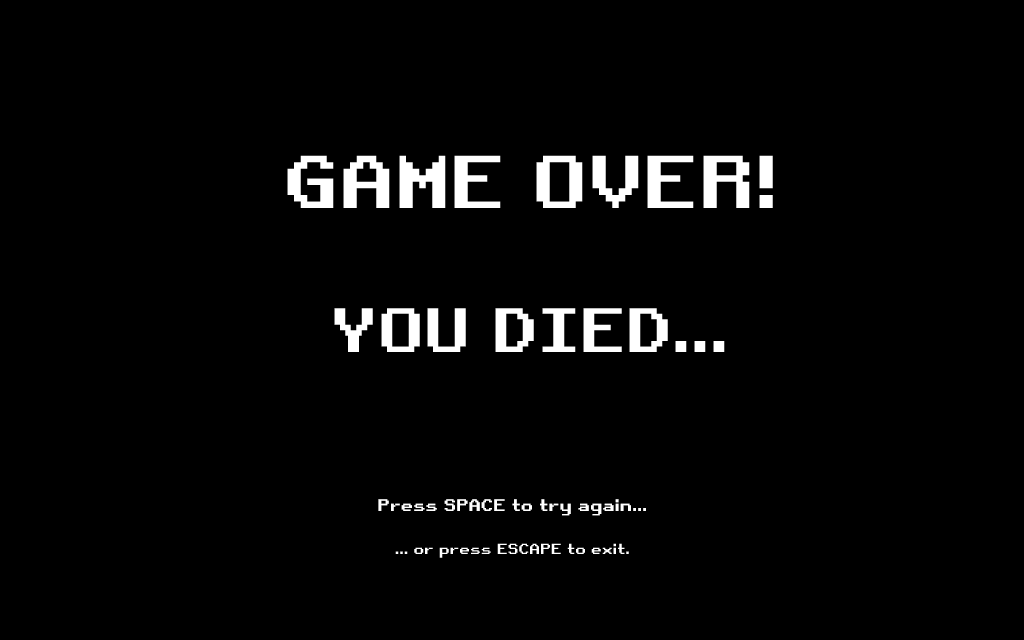
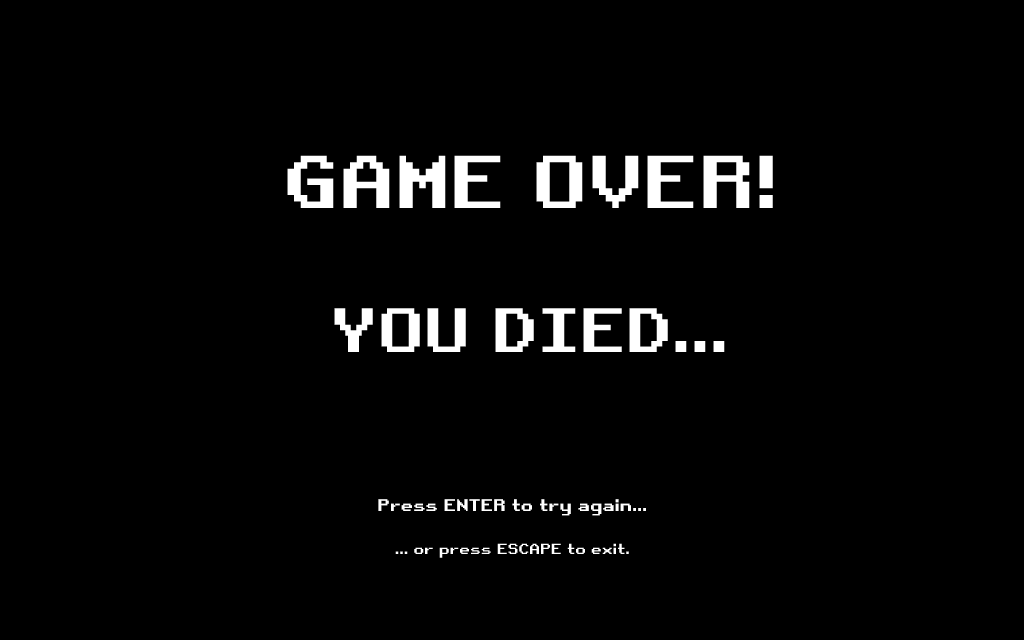
Before/after of a 1024px x 640px layered artwork. What changed in the layer stack:
renamed "Press SPACE to try again..." to "Press ENTER to try again...", painted on it over [387, 499, 621, 516]
